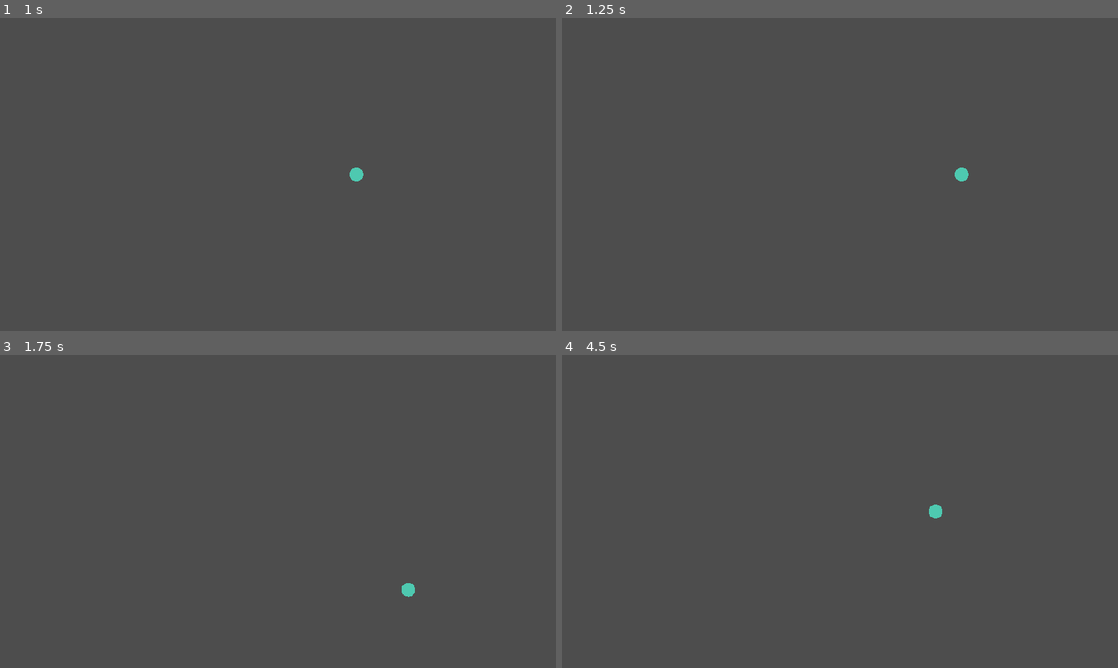
Above: before the commit, frames 1-4 (two rows, left to right).
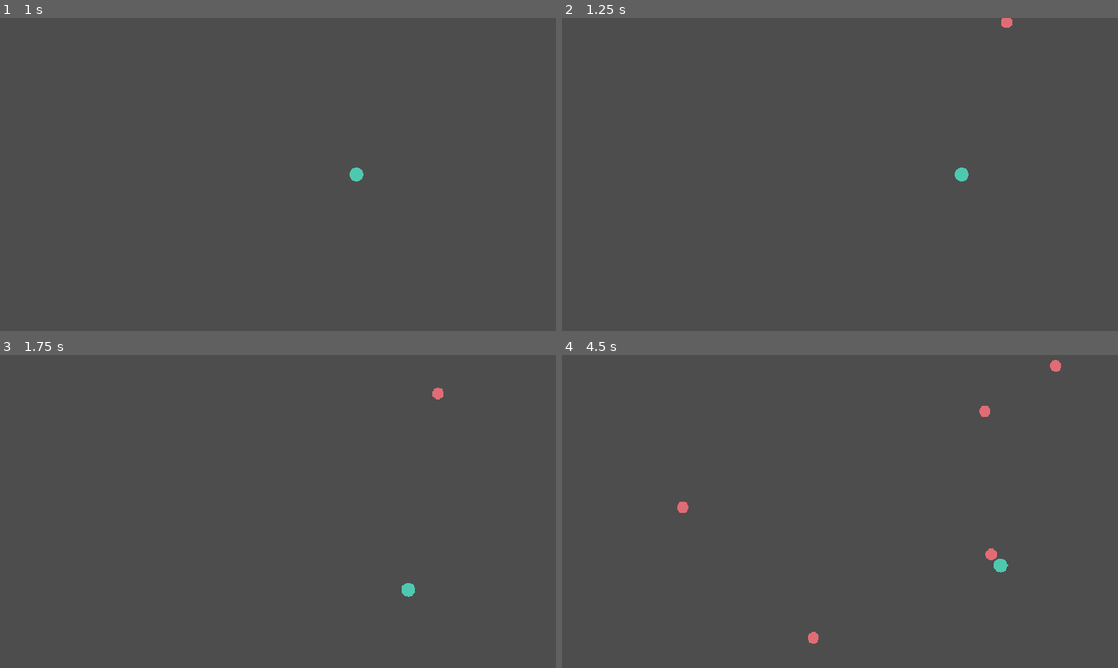
Above: after the commit, the same moments.

Repository: Fran02X/escape-from-swarm
Game: Godot game, scene res://scenes/main.tscn
Two runs of this game, one before a commit and one after it. Both use one fixed random seed, a clock stepped at 60 frames per second and the inputs below.
Inputs:
- Up to frame 1 (1 s): tap Enter at 0.5 s; hold D (move_right) from 0.53 s (still down)
- Up to frame 2 (1.25 s): keep holding D (move_right)
- Up to frame 3 (1.75 s): release D (move_right) at 1.28 s; hold S (move_down) from 1.28 s (still down)
- Up to frame 4 (4.5 s): release S (move_down) at 2.03 s; hold D (move_right) 2.03-2.78 s; hold W (move_up) 2.78-3.53 s; hold A (move_left) from 3.53 s (still down)

Frame 1 is identical in both runs. In frame 2, less than 0.1% of the frame differs, in the area x 79-81%, y 0-4%; in frame 3, less than 0.1%; in frame 4, 0.5%, in the area x 20-90%, y 1-93%.

Commit message:
Add enemy spawning and chase movement
Enemies spawn on a random screen edge on a timer and move toward the player, found through the Player group. The player node now joins that group and uses Floating motion mode for top-down movement.

Diff:
--- a/project.godot
+++ b/project.godot
@@ -21,6 +21,10 @@
 window/size/viewport_height=540
 window/stretch/mode="canvas_items"
 window/stretch/aspect="expand"
+
+[global_group]
+
+Player=""
 
 [input]
 
--- /dev/null
+++ b/scenes/enemy.tscn
@@ -0,0 +1,11 @@
+[gd_scene format=3 uid="uid://ccunebcr0y44r"]
+
+[ext_resource type="Script" uid="uid://bu0r846apjlbb" path="res://scripts/enemy.gd" id="1_7p1mj"]
+
+[sub_resource type="CircleShape2D" id="CircleShape2D_s1fef"]
+
+[node name="Enemy" type="CharacterBody2D" unique_id=124538525]
+script = ExtResource("1_7p1mj")
+
+[node name="CollisionShape2D" type="CollisionShape2D" parent="." unique_id=1690436274]
+shape = SubResource("CircleShape2D_s1fef")
--- a/scenes/main.tscn
+++ b/scenes/main.tscn
@@ -1,8 +1,14 @@
 [gd_scene format=3 uid="uid://msc1joet4av1"]
 
+[ext_resource type="Script" uid="uid://c8srumpyvhq5i" path="res://scripts/main.gd" id="1_0wfyh"]
 [ext_resource type="PackedScene" uid="uid://b5dlc2xgwvsbq" path="res://scenes/player.tscn" id="1_o5qli"]
 
 [node name="Main" type="Node2D" unique_id=1883460091]
+script = ExtResource("1_0wfyh")
 
 [node name="Player" parent="." unique_id=1676975110 instance=ExtResource("1_o5qli")]
 position = Vector2(480, 270)
+
+[node name="SpawnTimer" type="Timer" parent="." unique_id=1399780613]
+wait_time = 0.8
+autostart = true
--- a/scenes/player.tscn
+++ b/scenes/player.tscn
@@ -5,7 +5,8 @@
 [sub_resource type="CircleShape2D" id="CircleShape2D_s1fef"]
 radius = 12.0
 
-[node name="Player" type="CharacterBody2D" unique_id=1676975110]
+[node name="Player" type="CharacterBody2D" unique_id=1676975110 groups=["Player"]]
+motion_mode = 1
 script = ExtResource("1_3vyb7")
 
 [node name="CollisionShape2D" type="CollisionShape2D" parent="." unique_id=1427909785]
--- /dev/null
+++ b/scripts/enemy.gd
@@ -0,0 +1,22 @@
+extends CharacterBody2D
+
+##Enemies are slower than the player so they can be dodged.
+@export var speed: float = 120.0
+
+var player: Node2D
+
+
+func _ready() -> void:
+	player = get_tree().get_first_node_in_group("Player")
+
+
+func _physics_process(_delta: float) -> void:
+	if not is_instance_valid(player):
+		return
+	var direction := (player.global_position - global_position).normalized()
+	velocity = direction * speed
+	move_and_slide()
+
+
+func _draw() -> void:
+	draw_circle(Vector2.ZERO, 10.0, Color("e06c75"))
--- /dev/null
+++ b/scripts/main.gd
@@ -0,0 +1,31 @@
+extends Node2D
+
+const ENEMY_SCENE := preload("res://scenes/enemy.tscn")
+
+##Spawn enemies slightly outside the screen so they walk in.
+const SPAWN_MARGIN := 40.0
+
+@onready var spawn_timer: Timer = $SpawnTimer
+
+
+func _ready() -> void:
+	spawn_timer.timeout.connect(_spawn_enemy)
+
+
+func _spawn_enemy() -> void:
+	var enemy := ENEMY_SCENE.instantiate()
+	enemy.position = _random_edge_position()
+	add_child(enemy)
+
+
+func _random_edge_position() -> Vector2:
+	var screen := get_viewport_rect().size
+	match randi() % 4:
+		0:
+			return Vector2(randf_range(0.0, screen.x), -SPAWN_MARGIN)
+		1:
+			return Vector2(randf_range(0.0, screen.x), screen.y + SPAWN_MARGIN)
+		2:
+			return Vector2(-SPAWN_MARGIN, randf_range(0.0, screen.y))
+		_:
+			return Vector2(screen.x + SPAWN_MARGIN, randf_range(0.0, screen.y))
--- a/scripts/player.gd
+++ b/scripts/player.gd
@@ -1,6 +1,6 @@
 extends CharacterBody2D
 
-## Movement speed in pixels per second
+## Movement speed in pixels per second.
 @export var speed: float = 300.0
 
 
Not shown, added: scripts/enemy.gd.uid
Not shown, added: scripts/main.gd.uid
